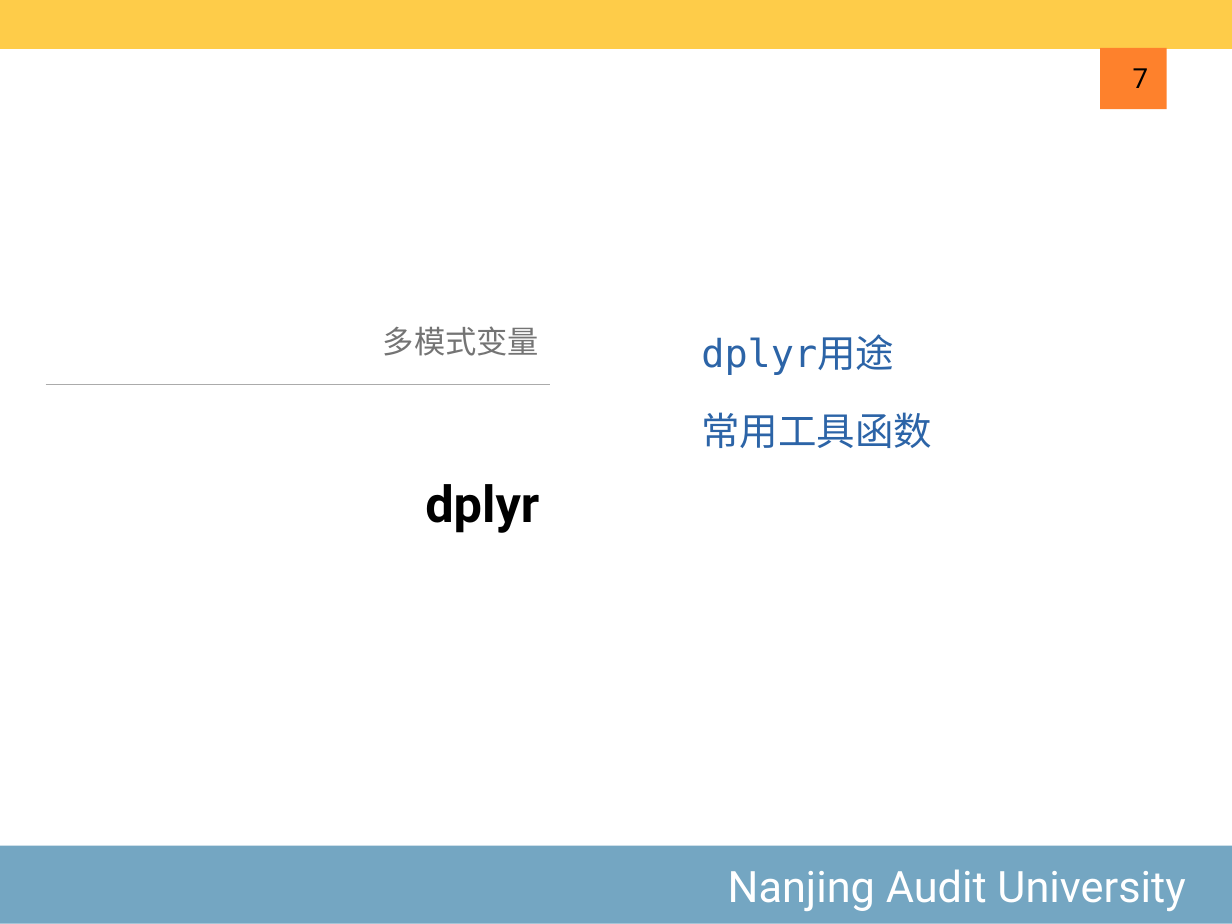
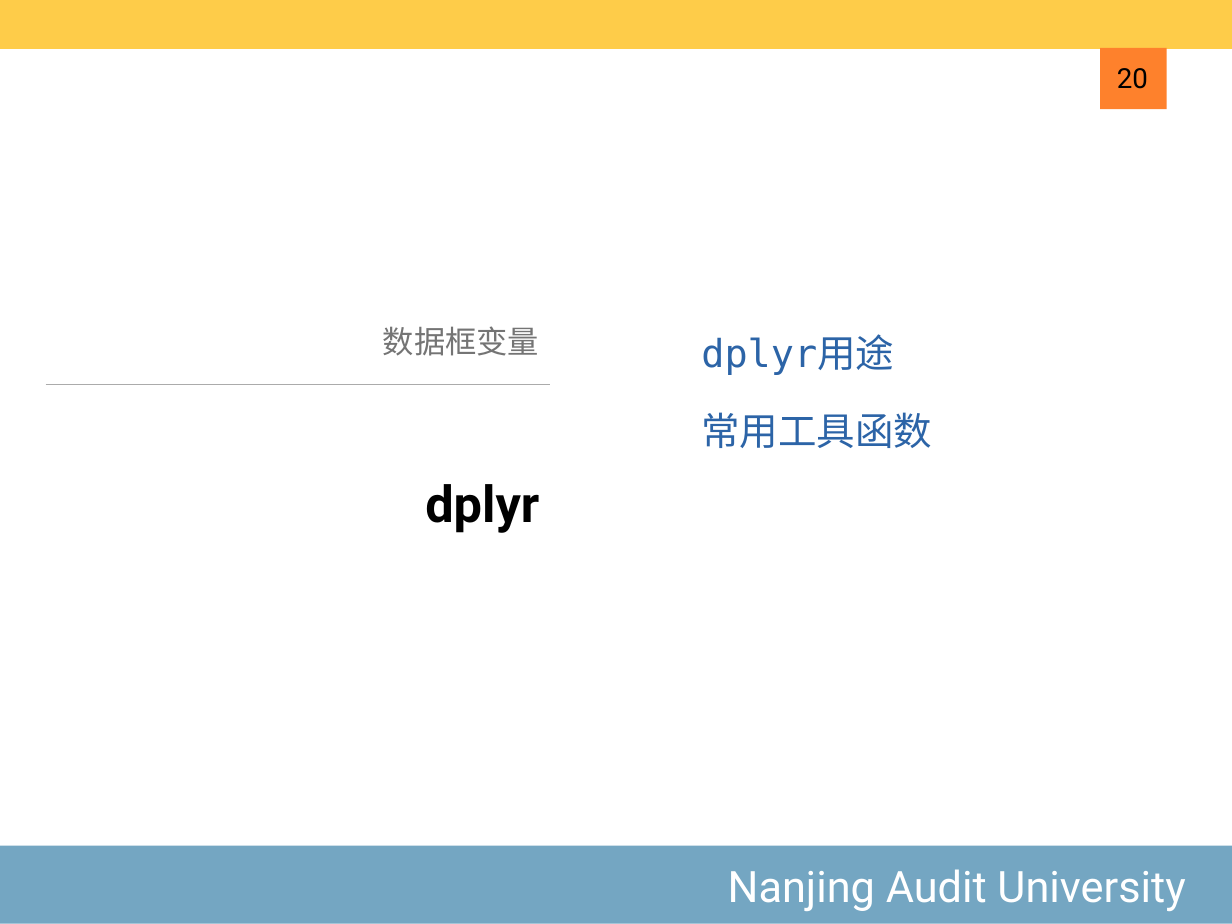
Before and after one commit to exoplanetX/DataAnalytics, a slide deck: slide 20 of 2020-4-数据框变量.pptx (slide 7 before the commit). Drawn at 1232x924 pixels with LibreOffice and Linux fonts; fonts in the diff are those of the drawing. Boxes give left, top, right and bottom in pixels: in the first picture for what was removed or moved away, otherwise in the second. Text is boxed around its words. In the diff, an @@ line names an element or a change of style, - is before the commit and + after.

```diff
--- a/2020-4-数据框变量.pptx
+++ b/2020-4-数据框变量.pptx
@@ page number at (1117,68,1148,89): text changed @@
-7
+20
@@ text at (383,326,539,356): text changed @@
-多模式变量
+数据框变量
```
Also in this commit, not shown: 11 other slides changed, 3 slides added, 5 other files.
